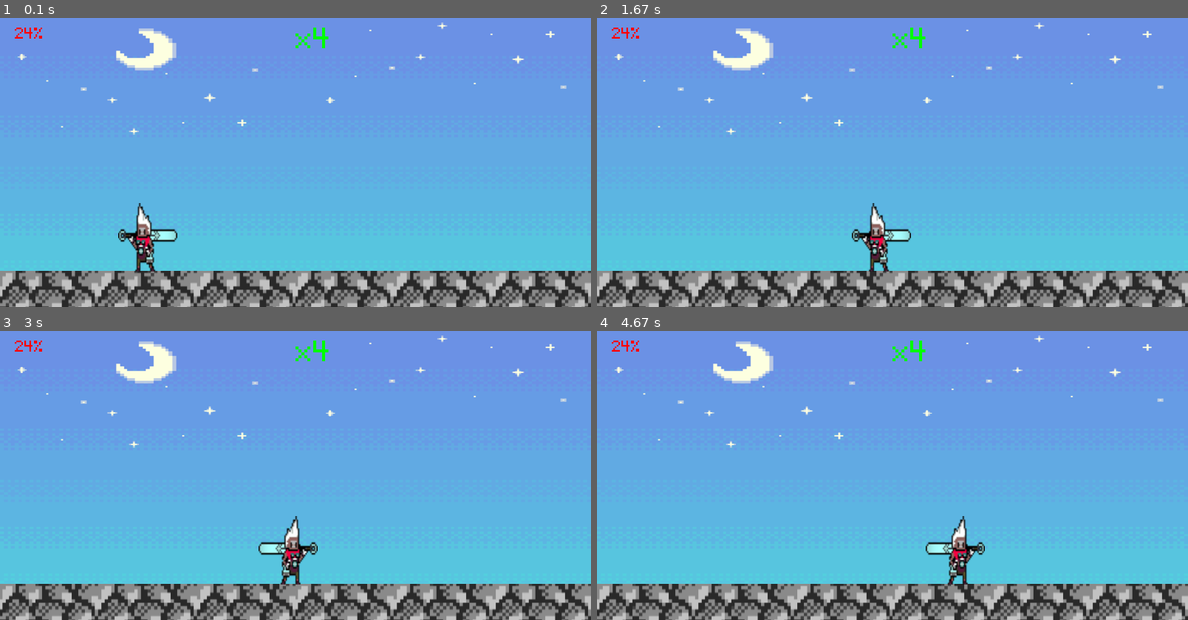
Above: before the commit, frames 1-4 (two rows, left to right).
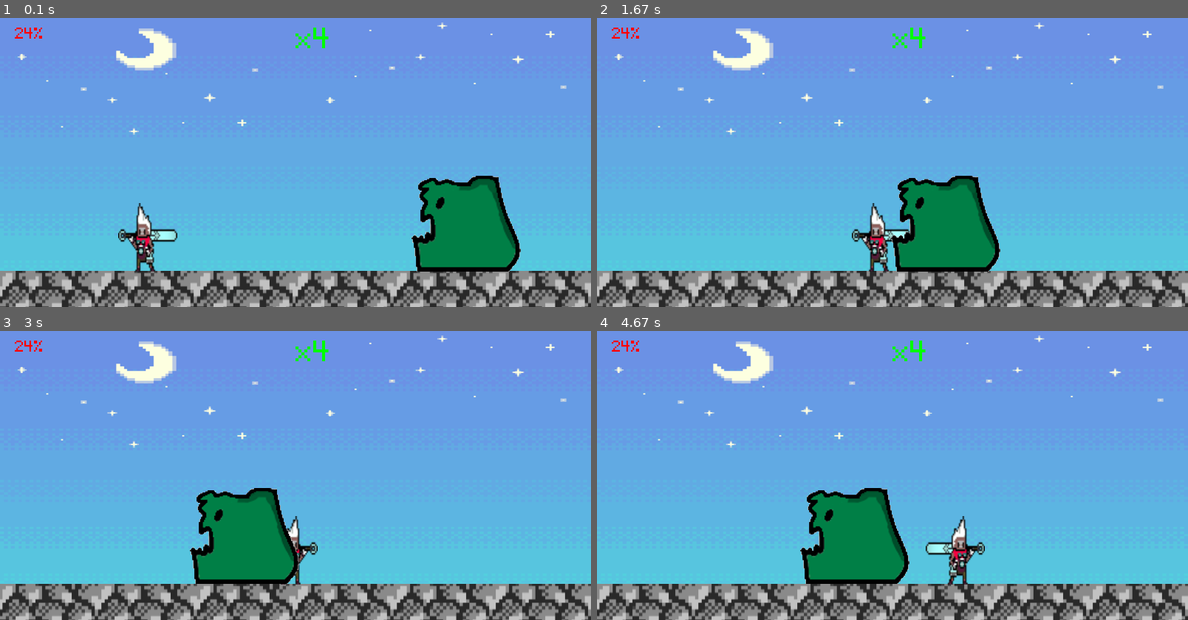
Above: after the commit, the same moments.

Repository: WINDKING-1/TheDasher
Game: pygame game, started from The dasher code.py
The game is run twice, just before and just after one commit, with the same random seed, the same clock (stepped at 60 frames per second) and the same inputs.
Inputs:
- Up to frame 1 (0.1 s): no input
- Up to frame 2 (1.67 s): hold Right 0.33-0.8 s; hold Right 0.83-1.3 s; hold Left from 1.33 s (still down)
- Up to frame 3 (3 s): release Left at 1.87 s; hold Left 1.9-2.3 s; hold Right 2.33-2.97 s
- Up to frame 4 (4.67 s): tap Space at 3 s; hold Left 3.33-3.8 s; hold Right 3.83-4.3 s; hold Right from 4.33 s (still down)

The runs differ from the first frame. In frame 1, 5.0% of the frame differs, in the area x 69-89%, y 54-88%; in frame 2, 5.0%; in frame 3, 4.9%; in frame 4, 5.0%.

Commit message:
Update The dasher code.py

Diff:
--- a/The dasher code.py
+++ b/The dasher code.py
@@ -92,7 +92,7 @@
     screen.blit(Sky_surf,(0,0))
     screen.blit(Ground_surf,(0,351))
     screen.blit(player_surf,player_rect)
-    #screen.blit(Monster,Monster_rect)
+    screen.blit(Monster,Monster_rect)
 
 def lvl2():
     screen.blit(Sky_surf2,(-570,-500))
@@ -228,14 +228,16 @@
             player_rect.x -=20
             dash_timer += 1
 
-    if dash_timer >= Dash_long:
-        dashing=False
+    if dash_timer >= 1:
         if dash_delay > 0:
             dash_delay -=1
             print(dash_delay)
         else:
             dash_timer = 0
             dash_delay = 60
+
+    if dash_timer >= Dash_long:
+        dashing=False
 
     if Monster_jump_timer >= 0:
         Monster_jump_timer -= 1
